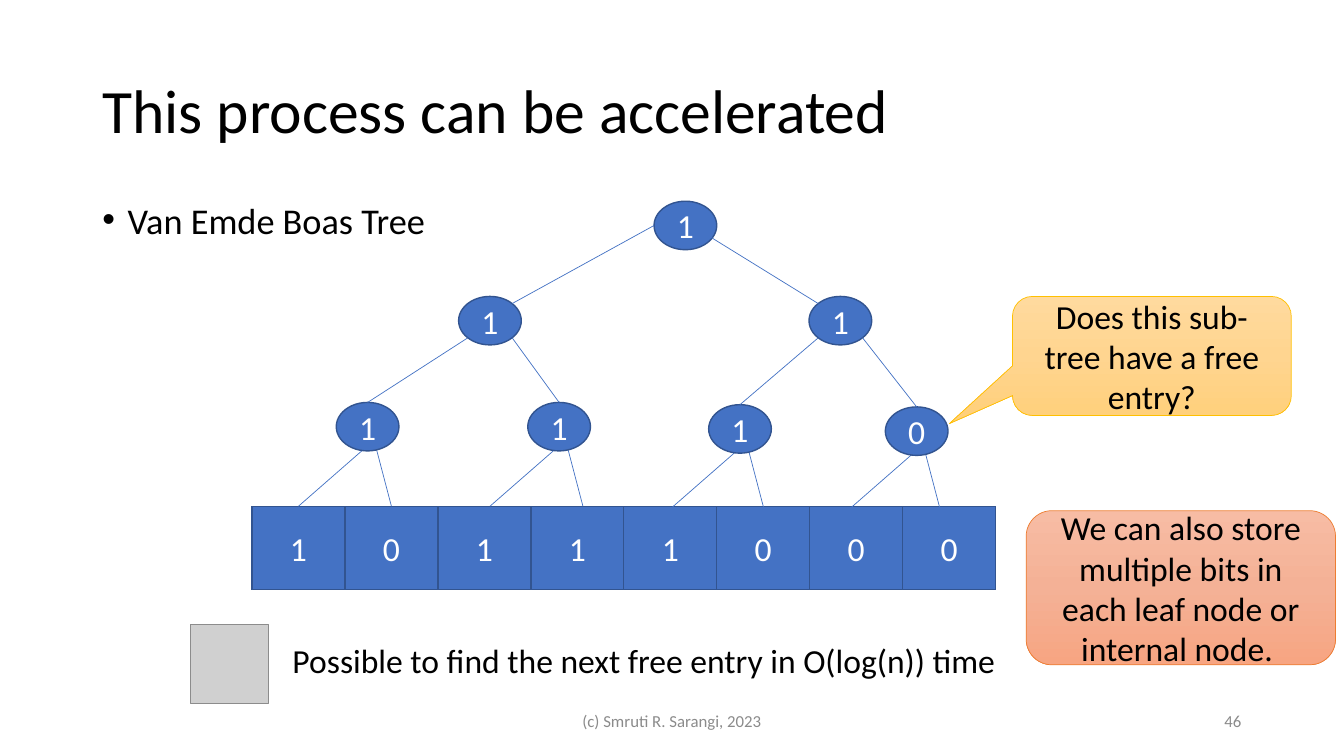
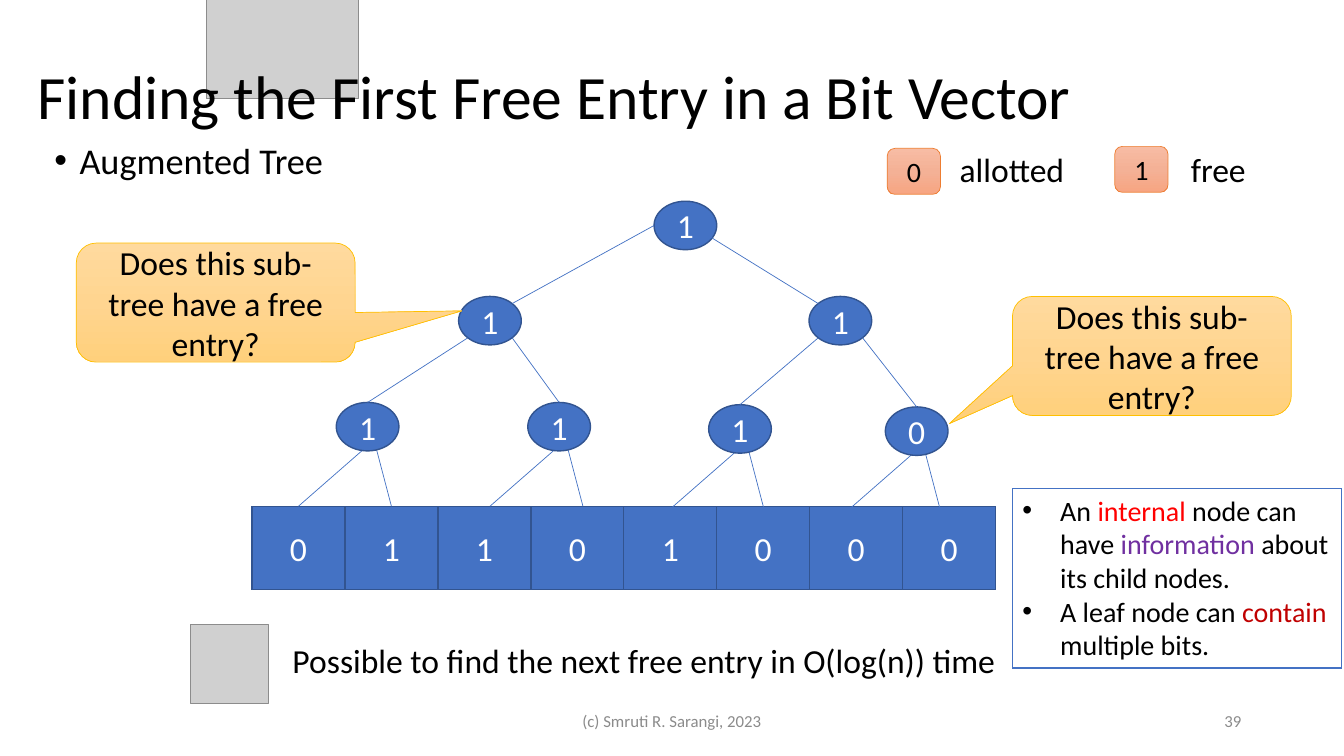
Before and after one commit to srsarangi/srsarangi.github.io, a slide deck: slide 39 of osbook/slides/3.processes.pptx (slide 46 before the commit). Drawn at 1344x756 pixels with LibreOffice and Linux fonts; fonts in the diff are those of the drawing; grey boxes stand for pictures. Boxes give left, top, right and bottom in pixels: in the first picture for what was removed or moved away, otherwise in the second. Text is boxed around its words. In the diff, an @@ line names an element or a change of style, - is before the commit and + after.

```diff
--- a/osbook/slides/3.processes.pptx
+++ b/osbook/slides/3.processes.pptx
@@ picture added at [207,0,359,99] @@
@@ title at [37,68,1070,134]: text changed @@
-This process can be accelerated
+Finding the First Free Entry in a Bit Vector
@@ text at [80,148,323,181]: text changed @@
-• Van Emde Boas Tree
+• Augmented Tree
@@ rounded rectangle added at [887,148,941,195], fill gradient #F7BDA5 to #F5B196 to #F8A582, outline #ED7D31 0.5 pt, 20 pt, text #000000 @@
+0
@@ rounded rectangle added at [1115,146,1169,193], fill gradient #F7BDA5 to #F5B196 to #F8A582, outline #ED7D31 0.5 pt, 20 pt, text #000000 @@
+1
@@ text added at [960,158,1065,183], 24 pt, text #000000 @@
+allotted
@@ text added at [1191,159,1246,183], 24 pt, text #000000 @@
+free
@@ rounded speech box added at [77,243,356,362], fill gradient #FFDB9E to #FFD590 to #FFD07C, outline #FFC000 0.5 pt, 24 pt, text #000000 @@
+Does this sub-tree have a free entry?
@@ rectangle "0": place and size @@
-rectangle "0" at [345,506,438,590]
+rectangle "0" at [252,506,345,590]
@@ rectangle "1": place and size @@
-rectangle "1" at [252,506,345,590]
+rectangle "1" at [345,506,438,590]
@@ rectangle added at [1012,488,1342,667], fill #FFFFFF, outline #4472C4 1 pt, 20 pt, text #000000 @@
+• An internal node can
+  have information about
+  its child nodes.
+• A leaf node can contain
+  multiple bits.
@@ text in rectangle at [569,539,586,561]: text changed @@
-1
+0
@@ rounded rectangle removed at [1026,511,1336,665] @@
-We can also store multiple bits in each leaf node or internal node.
@@ page number at [1224,716,1241,727]: text changed @@
-46
+39
```
Also in this commit, not shown: 17 other slides changed, 2 slides added, 2 other files.
